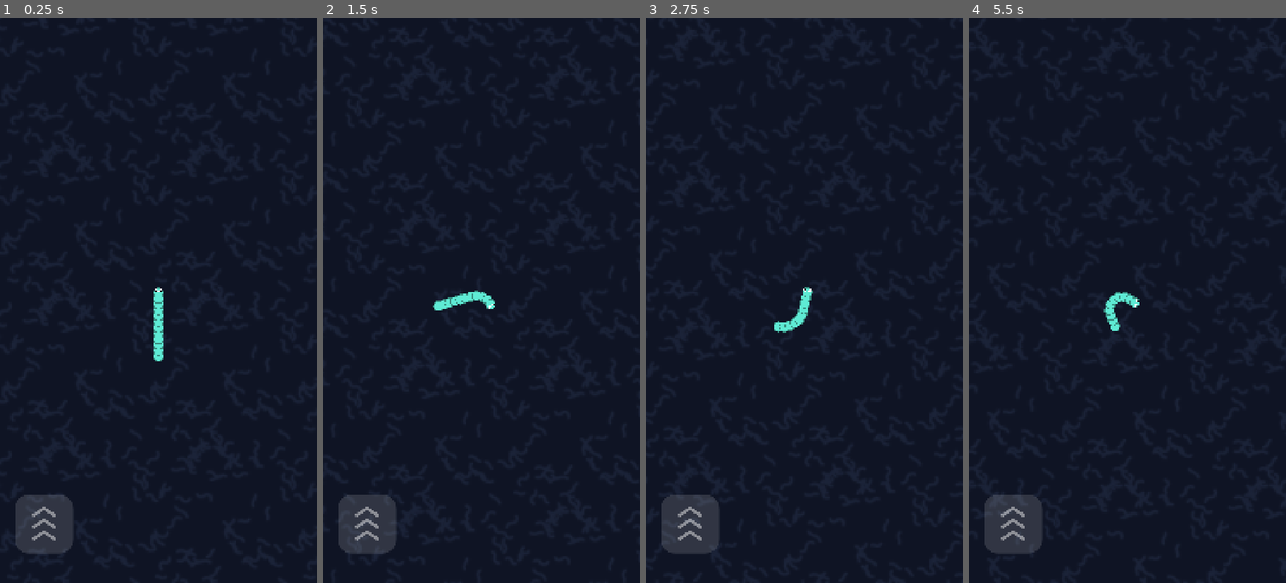
Above: before the commit, frames 1-4 (left to right).
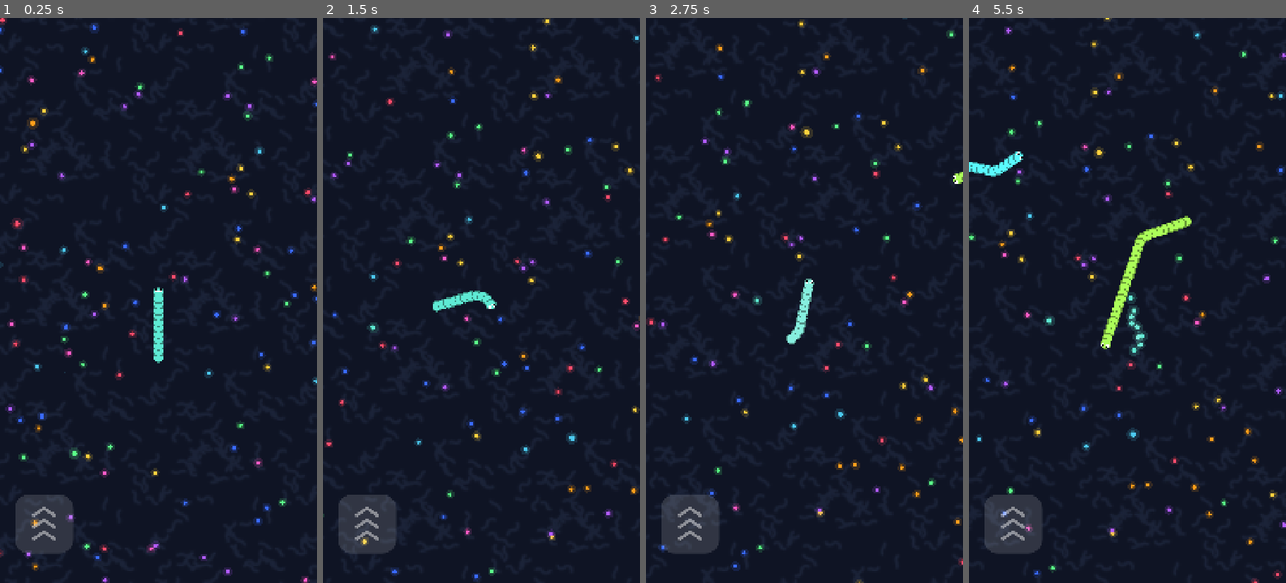
Above: after the commit, the same moments.

Repository: KristelKolkanen/snakes
Game: Godot game, scene res://scenes/main/main.tscn
Two runs of this game, one before a commit and one after it. Both use one fixed random seed, a clock stepped at 60 frames per second and the inputs below.
Inputs (mouse positions are in pixels of both pictures, inside the frame that each line leads up to):
- Up to frame 1 (0.25 s): no input
- Up to frame 2 (1.5 s): tap Enter at 0.5 s; move the mouse to (551, 272) at 0.52 s; hold Space 0.53-1.25 s; click (551, 272) at 0.67 s; drag from (418, 328) to (465, 413) at 1.27 s
- Up to frame 3 (2.75 s): move the mouse to (836, 176) at 2.02 s; hold Space from 2.03 s (still down); click (836, 176) at 2.17 s
- Up to frame 4 (5.5 s): release Space at 2.75 s; drag from (1111, 413) to (1032, 215) at 2.77 s; move the mouse to (1222, 385) at 3.52 s; hold Space 3.53-4.25 s; click (1222, 385) at 3.67 s; drag from (1032, 215) to (1079, 159) at 4.27 s; move the mouse to (1143, 300) at 5.02 s; hold Space from 5.03 s (still down); click (1143, 300) at 5.17 s

The runs differ from the first frame. In frame 1, 3.6% of the frame differs, in the area x 0-100%, y 0-100%; in frame 2, 3.1%; in frame 3, 3.4%; in frame 4, 4.6%.

Commit message:
phase 3: food, collisions, death orbs

Diff:
--- a/scenes/main/main.tscn
+++ b/scenes/main/main.tscn
@@ -3,6 +3,7 @@
 [ext_resource type="Script" uid="uid://cswwyejvxu6wf" path="res://scripts/world/arena.gd" id="1_iuonh"]
 [ext_resource type="Script" uid="uid://c05xlj0o0iric" path="res://scripts/core/main.gd" id="1_l3cfh"]
 [ext_resource type="PackedScene" uid="uid://561kay65iyv7" path="res://scenes/snake/snake.tscn" id="2_iuonh"]
+[ext_resource type="Script" uid="uid://2w6l8vn4bkwu" path="res://scripts/world/food_spawner.gd" id="3_6q06x"]
 [ext_resource type="PackedScene" uid="uid://da4yi3tlha8oi" path="res://scenes/ui/hud.tscn" id="4_6q06x"]
 
 [node name="Main" type="Node2D" unique_id=788028441]
@@ -11,6 +12,9 @@
 [node name="Arena" type="Node2D" parent="." unique_id=123977910]
 script = ExtResource("1_iuonh")
 
+[node name="Food" type="Node2D" parent="." unique_id=819306511]
+script = ExtResource("3_6q06x")
+
 [node name="Snake" parent="." unique_id=193572133 instance=ExtResource("2_iuonh")]
 
 [node name="HUD" parent="." unique_id=1042299652 instance=ExtResource("4_6q06x")]
--- a/scenes/snake/snake.tscn
+++ b/scenes/snake/snake.tscn
@@ -1,6 +1,6 @@
 [gd_scene format=3 uid="uid://561kay65iyv7"]
 
-[ext_resource type="Script" uid="uid://cyl0xu67xxonl" path="res://scripts/snake/snake.gd" id="1_4ska3"]
+[ext_resource type="Script" uid="uid://cyl0xu67xxonl" path="res://scripts/snake/snake_body.gd" id="1_4ska3"]
 
 [node name="Snake" type="Node2D" unique_id=193572133]
 script = ExtResource("1_4ska3")
--- a/scripts/core/main.gd
+++ b/scripts/core/main.gd
@@ -1,14 +1,81 @@
 extends Node2D
 
+const SNAKE_SCENE := preload("res://scenes/snake/snake.tscn")
+const BOT_COUNT := 8
+
 @onready var snake = $Snake
+@onready var food = $Food
 @onready var boost_button = $HUD/BoostButton
+
+var snakes: Array = []                   # every living snake, player included
 
 
 func _ready() -> void:
+	snake.food = food
+	snake.z_index = 1                    # player draws on top of the bots
+	snakes.append(snake)
 	boost_button.boost_changed.connect(snake.set_boost_requested)
 	snake.died.connect(_on_snake_died)
+	for i in BOT_COUNT:
+		_spawn_bot()
 
 
-func _on_snake_died() -> void:
-	# Temporary: just restart. A proper game-over screen comes in Phase 5.
-	get_tree().call_deferred("reload_current_scene")
+func _process(_delta: float) -> void:
+	# Temporary score display in the window title (a real HUD comes in Phase 5)
+	if is_instance_valid(snake):
+		get_window().title = "Score %d" % snake.get_score()
+
+	# A snake dies when its head touches another snake's body
+	var doomed: Array = []
+	for s in snakes:
+		if not s.alive:
+			continue
+		for o in snakes:
+			if o == s or not o.alive:
+				continue
+			if _head_hits_body(s, o):
+				doomed.append(s)
+				break
+	for s in doomed:
+		s.die()
+
+
+func _head_hits_body(s, o) -> bool:
+	# Quick reject: a snake can't reach farther than its own length
+	var reach: float = o.segments.size() * o.segment_spacing + 200.0
+	if s.head.distance_squared_to(o.head) > reach * reach:
+		return false
+	var hit: float = (s.segment_radius + o.segment_radius) * 0.7
+	var hit2: float = hit * hit
+	var segs: Array = o.segments
+	for i in range(1, segs.size(), 2):   # every second segment is enough
+		if s.head.distance_squared_to(segs[i]) < hit2:
+			return true
+	return false
+
+
+func _spawn_bot() -> void:
+	var b = SNAKE_SCENE.instantiate()
+	b.is_player = false
+	b.food = food
+	b.body_color = Color.from_hsv(randf(), 0.65, 1.0)
+	b.start_segments = randi_range(10, 40)
+	b.heading = randf() * TAU
+	b.position = Vector2.from_angle(randf() * TAU) * randf_range(600.0, Constants.ARENA_RADIUS - 900.0)
+	b.died.connect(_on_snake_died)
+	add_child(b)
+	snakes.append(b)
+
+
+func _on_snake_died(s) -> void:
+	food.drop_from_snake(s.segments, s.body_color)
+	snakes.erase(s)
+	s.visible = false
+	if s == snake:
+		# Temporary: restart after a moment. A game-over screen comes in Phase 5.
+		await get_tree().create_timer(1.5).timeout
+		get_tree().reload_current_scene()
+	else:
+		s.queue_free()
+		await get_tree().create_timer(2.0).timeout
+		_spawn_bot()
--- a/scripts/snake/snake.gd
+++ b/scripts/snake/snake_body.gd
@@ -1,58 +1,88 @@
 extends Node2D
 
-signal died
+signal died(snake)
 
+const POINTS_PER_SEGMENT := 5
+
+@export var is_player := true
 @export var speed := 280.0
 @export var boost_multiplier := 2.0
 @export var turn_rate := 6.5            # radians per second
 @export var segment_spacing := 20.0
-@export var segment_radius := 18.0
+@export var base_radius := 18.0         # radius of a fresh snake
+@export var max_width_factor := 2.2     # widest a snake can get (x base_radius)
+@export var width_growth := 0.008       # extra width per segment beyond the start length
+@export var min_zoom := 0.85            # most the camera ever zooms out    # radians per second
+@export var eat_radius := 44.0
 @export var start_segments := 12
 @export var min_segments := 10          # boost stops at this length
 @export var boost_cost_per_sec := 2.0   # segments lost per second of boost
 @export var body_color := Color("#5eead4")
 
+var food = null                         # assigned by Main
 var head := Vector2.ZERO
 var heading := -PI / 2.0
 var aim_angle := -PI / 2.0
 var current_speed := 0.0
 var segment_count := 0
+var growth_points := 0
 var boost_requested := false
 var boosting := false
 var boost_debt := 0.0
 var alive := true
+var wander_timer := 0.0
 var trail: Array[Vector2] = []          # head positions, newest first
 var segments: Array[Vector2] = []       # computed body positions, head first
+var segment_radius := 18.0
+var width_factor := 1.0
 
 @onready var camera: Camera2D = $Camera2D
 
 
 func _ready() -> void:
+	if not is_player:
+		camera.queue_free()
+		camera = null
 	segment_count = start_segments
 	head = position
+	position = Vector2.ZERO             # all positions are world coordinates
 	aim_angle = heading
 	current_speed = speed
 	var back := -Vector2.from_angle(heading)
 	for i in range(int(segment_count * segment_spacing / 4.0) + 4):
 		trail.append(head + back * i * 4.0)
 	_update_segments()
+	_update_width(0.0, true)
+
+
+func get_score() -> int:
+	return segment_count * POINTS_PER_SEGMENT + growth_points
 
 
 func set_boost_requested(active: bool) -> void:
 	boost_requested = active
+
+func _update_width(delta: float, instant := false) -> void:
+	var target := clampf(1.0 + (segment_count - start_segments) * width_growth, 1.0, max_width_factor)
+	width_factor = target if instant else lerpf(width_factor, target, delta * 4.0)
+	segment_radius = base_radius * width_factor
 
 
 func _process(delta: float) -> void:
 	if not alive:
 		return
 
+	if not is_player:
+		_wander(delta)                  # temporary, replaced by real AI in Phase 4
+
 	# Turn toward the aim direction with a limited turn rate
 	var diff := angle_difference(heading, aim_angle)
 	var max_turn := turn_rate * delta
 	heading += clampf(diff, -max_turn, max_turn)
 
-	# Boost: faster, but burns length
-	boosting = (boost_requested or Input.is_key_pressed(KEY_SPACE)) and segment_count > min_segments
+	# Boost: faster, but burns length and drops small orbs
+	var wants_boost := boost_requested or (is_player and Input.is_key_pressed(KEY_SPACE))
+	boosting = wants_boost and segment_count > min_segments
 	var target_speed := speed * (boost_multiplier if boosting else 1.0)
 	current_speed = move_toward(current_speed, target_speed, 1500.0 * delta)
 	if boosting:
@@ -60,6 +90,8 @@
 		while boost_debt >= 1.0:
 			boost_debt -= 1.0
 			segment_count = maxi(segment_count - 1, min_segments)
+			if food != null and not segments.is_empty():
+				food.add_orb(segments[segments.size() - 1], body_color, 3)
 
 	# Move and record the trail
 	head += Vector2.from_angle(heading) * current_speed * delta
@@ -70,12 +102,23 @@
 		die()
 		return
 
+	# Eat orbs: every 5 points of food adds one segment
+	if food != null:
+		var gained: int = food.eat_around(head, eat_radius * width_factor)
+		if gained > 0:
+			growth_points += gained
+			while growth_points >= POINTS_PER_SEGMENT:
+				growth_points -= POINTS_PER_SEGMENT
+				segment_count += 1
+
+	_update_width(delta)
 	_update_segments()
 
-	# Camera follows the head and zooms out as the snake grows
-	camera.position = head
-	var z := clampf(1.0 - segment_count * 0.003, 0.5, 1.0)
-	camera.zoom = camera.zoom.lerp(Vector2(z, z), delta * 2.0)
+	if camera != null:
+		camera.position = head
+		var t := (width_factor - 1.0) / (max_width_factor - 1.0)
+		var z := lerpf(1.0, min_zoom, t)
+		camera.zoom = camera.zoom.lerp(Vector2(z, z), delta * 2.0)
 
 	queue_redraw()
 
@@ -84,22 +127,33 @@
 	if not alive:
 		return
 	alive = false
-	died.emit()
+	died.emit(self)
+
+
+# Temporary wandering for test snakes
+func _wander(delta: float) -> void:
+	wander_timer -= delta
+	if wander_timer <= 0.0:
+		wander_timer = randf_range(1.0, 3.0)
+		aim_angle = heading + randf_range(-1.2, 1.2)
+	if head.length() > Constants.ARENA_RADIUS - 600.0:
+		aim_angle = (-head).angle()     # turn back toward the center
 
 
 func _unhandled_input(event: InputEvent) -> void:
+	if not is_player:
+		return
 	if event is InputEventScreenDrag:
 		_aim_at(event.position)
 	elif event is InputEventScreenTouch:
 		if event.pressed:
 			_aim_at(event.position)
 	elif event is InputEventMouseMotion and not OS.has_feature("mobile"):
-		_aim_at(event.position)          # desktop testing: just move the mouse
+		_aim_at(event.position)
 	elif event is InputEventKey and event.pressed and event.keycode == KEY_G:
 		segment_count += 5               # temporary test: G grows the snake
 
 
-# Convert a screen position to a steering direction relative to the head
 func _aim_at(screen_pos: Vector2) -> void:
 	var head_screen := get_viewport().canvas_transform * head
 	var d := screen_pos - head_screen
@@ -138,6 +192,6 @@
 	var fwd := Vector2.from_angle(heading)
 	var side := fwd.orthogonal()
 	for s in [-1.0, 1.0]:
-		var eye: Vector2 = head + fwd * 6.0 + side * s * 8.0
-		draw_circle(eye, 6.0, Color.WHITE)
-		draw_circle(eye + fwd * 2.0, 3.0, Color.BLACK)
+		var eye: Vector2 = head + fwd * 6.0 * width_factor + side * s * 8.0 * width_factor
+		draw_circle(eye, 6.0 * width_factor, Color.WHITE)
+		draw_circle(eye + fwd * 2.0 * width_factor, 3.0 * width_factor, Color.BLACK)
--- /dev/null
+++ b/scripts/world/food_spawner.gd
@@ -0,0 +1,118 @@
+extends Node2D
+
+const CELL := 256.0
+const TARGET_COUNT := 1800
+
+const PALETTE := [
+	Color("#ff4d6d"), Color("#ffd23f"), Color("#4cc9f0"), Color("#b25cff"),
+	Color("#5bff8a"), Color("#ff9f1c"), Color("#ff5cc8"), Color("#3a6bff"),
+]
+
+class Orb:
+	var pos: Vector2
+	var color: Color
+	var value: int
+	var radius: float
+	var phase: float
+	var born: float
+
+	func _init(p: Vector2, c: Color, v: int, t: float) -> void:
+		pos = p
+		color = c
+		value = v
+		born = t
+		radius = clampf(5.0 + sqrt(float(v)) * 2.5, 6.0, 18.0)
+		phase = randf() * TAU
+
+var cells := {}                          # Vector2i -> Array of Orb
+var count := 0
+var time := 0.0
+var rng := RandomNumberGenerator.new()
+
+
+func _ready() -> void:
+	rng.randomize()
+	for i in TARGET_COUNT:
+		_spawn_ambient()
+
+
+func _process(delta: float) -> void:
+	time += delta
+	# Refill ambient orbs a few per frame as they get eaten
+	var missing := TARGET_COUNT - count
+	for i in mini(missing, 8):
+		_spawn_ambient()
+	queue_redraw()
+
+
+func _spawn_ambient() -> void:
+	var a := rng.randf() * TAU
+	var r := sqrt(rng.randf()) * (Constants.ARENA_RADIUS - 100.0)
+	var col: Color = PALETTE[rng.randi() % PALETTE.size()]
+	var big := rng.randf() < 0.04
+	add_orb(Vector2.from_angle(a) * r, col, 4 if big else 1)
+
+
+func add_orb(pos: Vector2, color: Color, value: int = 1) -> void:
+	var key := Vector2i(floori(pos.x / CELL), floori(pos.y / CELL))
+	if not cells.has(key):
+		cells[key] = []
+	cells[key].append(Orb.new(pos, color, value, time))
+	count += 1
+
+
+# Removes every orb within `radius` of `p` and returns the total points eaten
+func eat_around(p: Vector2, radius: float) -> int:
+	var total := 0
+	var r2 := radius * radius
+	var x0 := floori((p.x - radius) / CELL)
+	var x1 := floori((p.x + radius) / CELL)
+	var y0 := floori((p.y - radius) / CELL)
+	var y1 := floori((p.y + radius) / CELL)
+	for cx in range(x0, x1 + 1):
+		for cy in range(y0, y1 + 1):
+			var key := Vector2i(cx, cy)
+			if not cells.has(key):
+				continue
+			var arr: Array = cells[key]
+			for i in range(arr.size() - 1, -1, -1):
+				var o: Orb = arr[i]
+				if o.pos.distance_squared_to(p) <= r2:
+					total += o.value
+					arr.remove_at(i)
+					count -= 1
+			if arr.is_empty():
+				cells.erase(key)
+	return total
+
+
+# A dead snake becomes a trail of orbs along its body
+func drop_from_snake(segs: Array[Vector2], color: Color) -> void:
+	var step := maxi(1, ceili(segs.size() / 120.0))   # cap the orb count on huge snakes
+	var limit := Constants.ARENA_RADIUS - 40.0
+	for i in range(0, segs.size(), step):
+		var p := segs[i] + Vector2(rng.randf_range(-14.0, 14.0), rng.randf_range(-14.0, 14.0))
+		if p.length() > limit:
+			p = p.normalized() * limit
+		add_orb(p, color.lightened(rng.randf_range(0.0, 0.2)), 3 * step)
+
+
+func _draw() -> void:
+	# Only draw the orbs inside the camera view
+	var inv := get_canvas_transform().affine_inverse()
+	var view: Rect2 = (inv * get_viewport_rect()).grow(60.0)
+	var x0 := floori(view.position.x / CELL)
+	var x1 := floori(view.end.x / CELL)
+	var y0 := floori(view.position.y / CELL)
+	var y1 := floori(view.end.y / CELL)
+	for cx in range(x0, x1 + 1):
+		for cy in range(y0, y1 + 1):
+			var key := Vector2i(cx, cy)
+			if not cells.has(key):
+				continue
+			for o: Orb in cells[key]:
+				var grow_in := clampf((time - o.born) * 4.0, 0.0, 1.0)
+				var r := o.radius * grow_in * (1.0 + 0.08 * sin(time * 3.0 + o.phase))
+				draw_circle(o.pos, r * 2.0, Color(o.color, 0.16))
+				draw_circle(o.pos, r, o.color.darkened(0.5))
+				draw_circle(o.pos, r * 0.82, o.color)
Renamed: scripts/snake/snake.gd.uid -> scripts/snake/snake_body.gd.uid
Not shown, added: scripts/world/food_spawner.gd.uid
